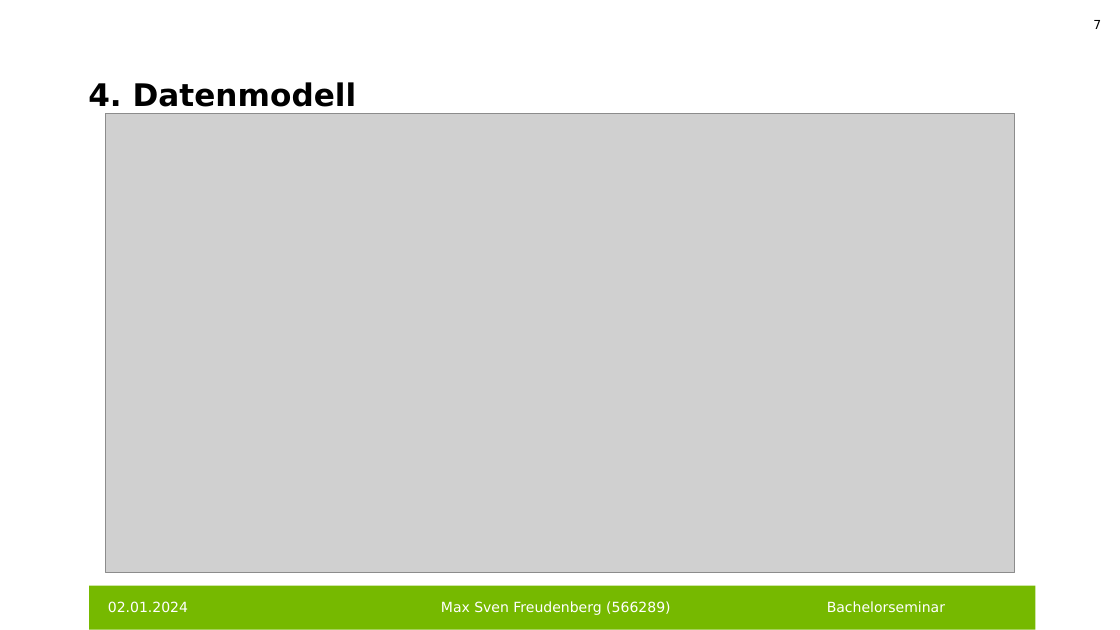
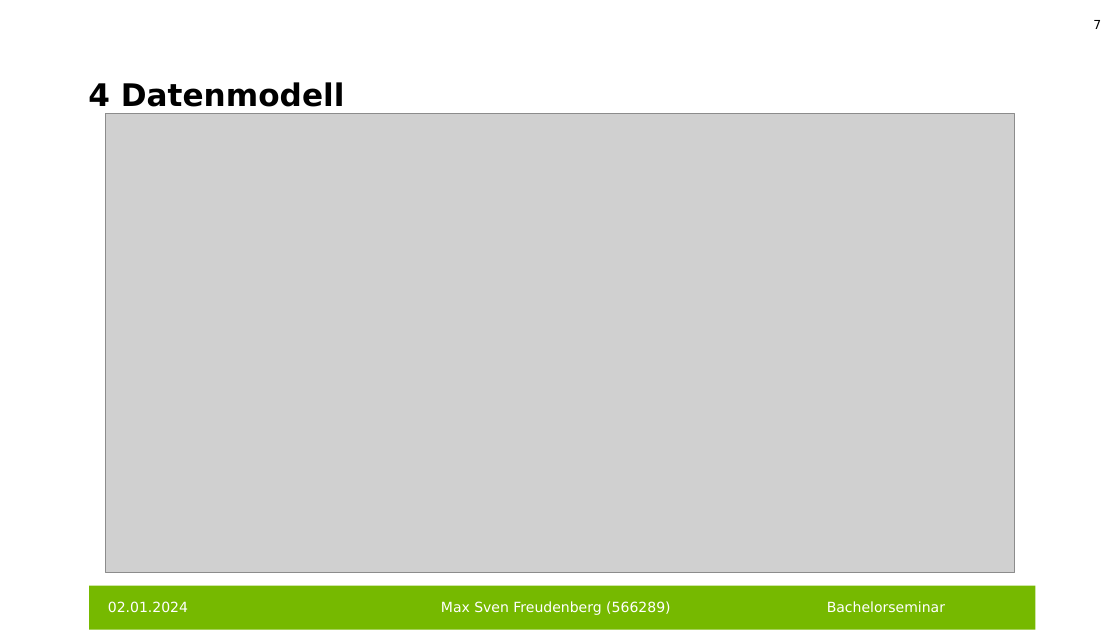
Before and after one commit to FreudenbergMax/Personalstammdatenbank, a slide deck: slide 7 of Präsentation Bacheloreminar Max Freudenberg.pptx. Drawn at 1120x630 pixels with LibreOffice and Linux fonts; fonts in the diff are those of the drawing; grey boxes stand for pictures; background and template pictures are left out. Boxes give left, top, right and bottom in pixels: in the first picture for what was removed or moved away, otherwise in the second. Text is boxed around its words. In the diff, an @@ line names an element or a change of style, - is before the commit and + after.

```diff
--- a/Präsentation Bacheloreminar Max Freudenberg.pptx
+++ b/Präsentation Bacheloreminar Max Freudenberg.pptx
@@ title at (88, 82, 345, 107): text changed @@
-4. Datenmodell
+4 Datenmodell
```
Also in this commit, not shown: 8 other slides changed, 1 slide added, 1 other file.
